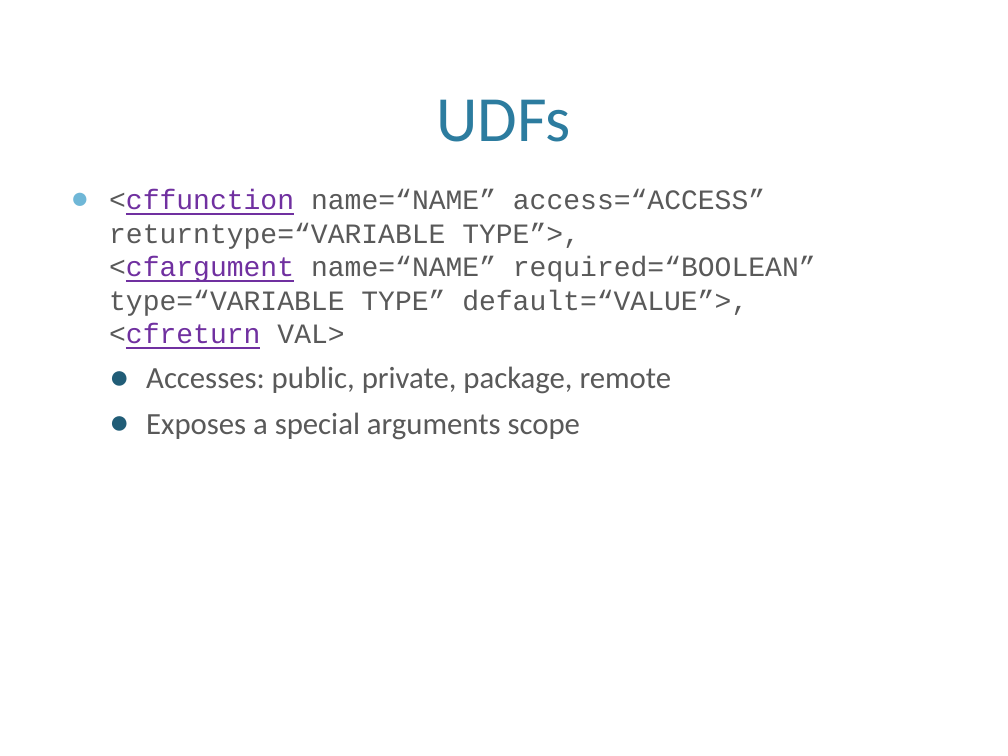
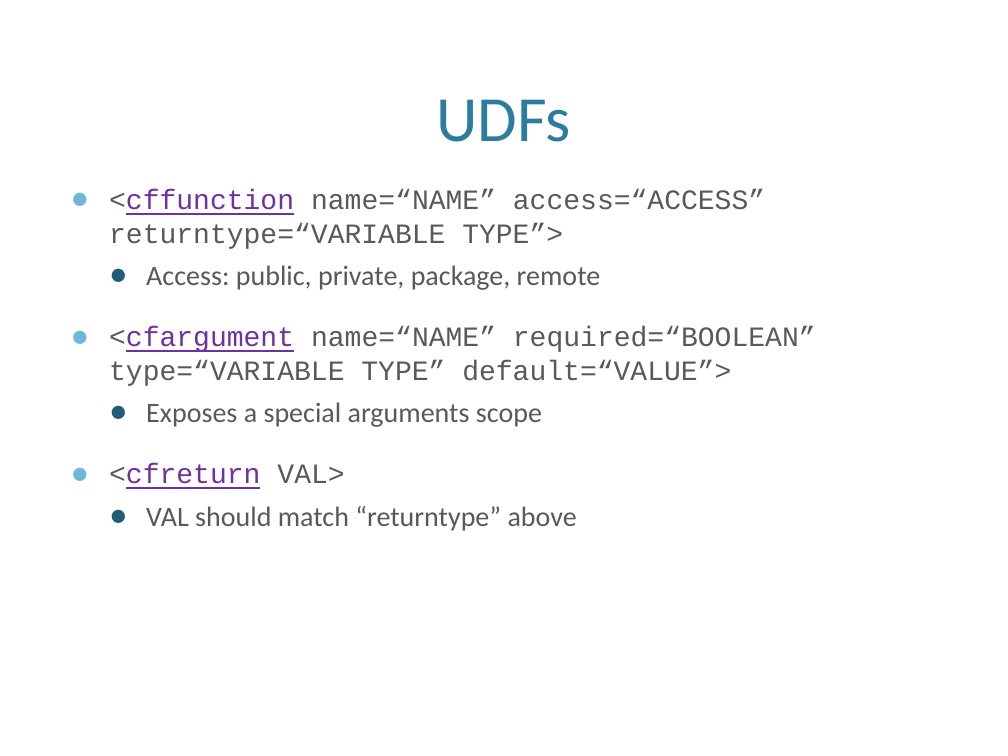
Before and after one commit to awayken/2011sdcodecamp, a slide deck: slide 30 of presentation.pptx. Drawn at 1008x756 pixels with LibreOffice and Linux fonts; fonts in the diff are those of the drawing; background and template pictures are left out. Boxes give left, top, right and bottom in pixels: in the first picture for what was removed or moved away, otherwise in the second. Text is boxed around its words. In the diff, an @@ line names an element or a change of style, - is before the commit and + after.

```diff
--- a/presentation.pptx
+++ b/presentation.pptx
@@ text at <box>109,189,816,386</box>: text changed @@
-● <cffunction name=“NAME” access=“ACCESS” returntype=“VARIABLE TYPE”>,
-  <cfargument name=“NAME” required=“BOOLEAN” type=“VARIABLE TYPE” default=“VALUE”>,
-  <cfreturn VAL>
-  ● Accesses: public, private, package, remote
+● <cffunction name=“NAME” access=“ACCESS” returntype=“VARIABLE TYPE”>
+  ● Access: public, private, package, remote
+● <cfargument name=“NAME” required=“BOOLEAN” type=“VARIABLE TYPE” default=“VALUE”>
@@ text at <box>146,402,542,427</box>: size 22 to 20 pt in "Exposes a special arguments scope" @@
@@ text at <box>109,464,577,531</box>: paragraphs added @@
+● <cfreturn VAL>
+  ● VAL should match “returntype” above
```
Also in this commit, not shown: 2 other slides changed, 8 other files.
